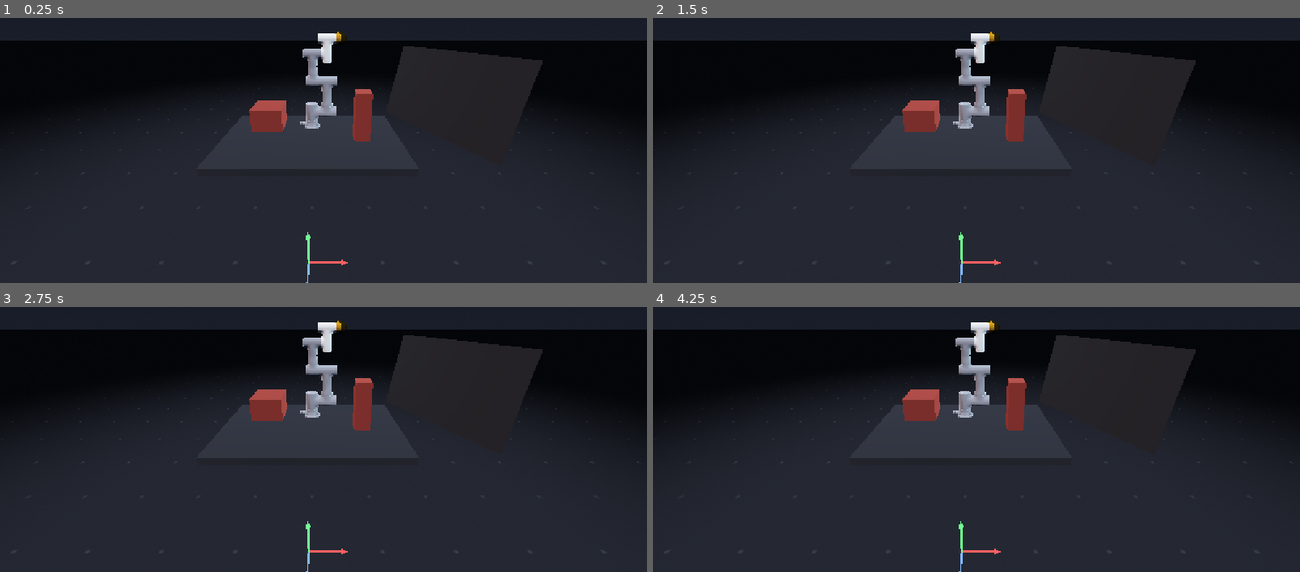
Above: before the commit, frames 1-4 (two rows, left to right).
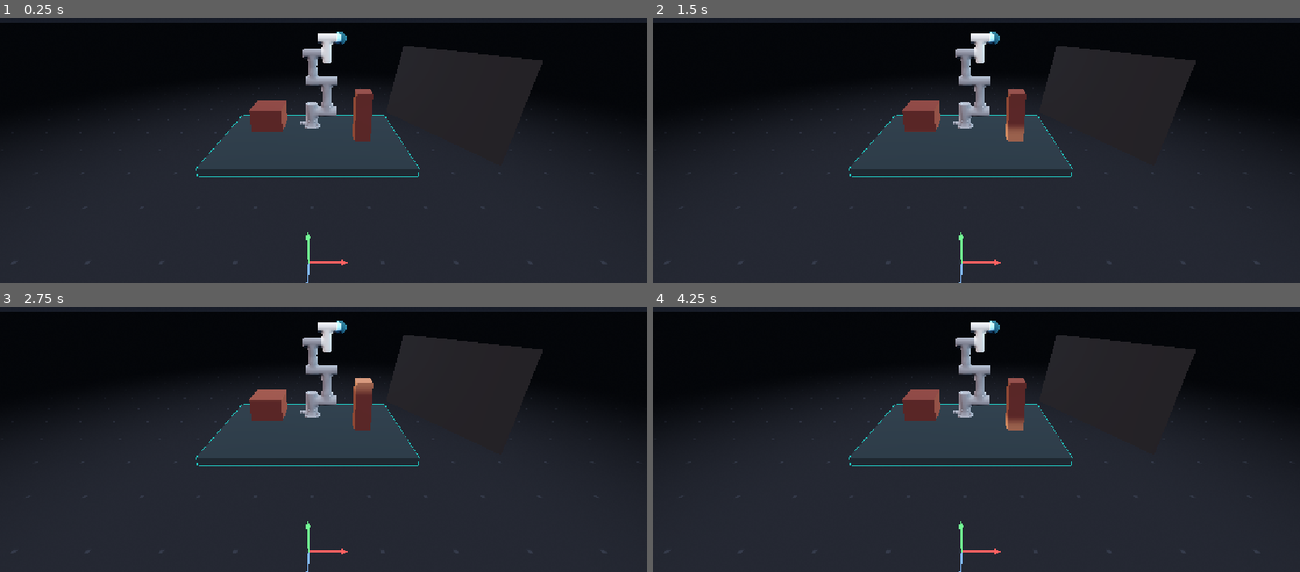
Above: after the commit, the same moments.

Repository: hupikus/dobot-cr3-rebase
Game: Godot game, scene res://main.tscn
Same seed, same stepped clock (60 frames per second), same inputs: the game is played once before the commit and once after it.
Inputs (mouse positions are in pixels of both pictures, inside the frame that each line leads up to):
- Up to frame 1 (0.25 s): no input
- Up to frame 2 (1.5 s): tap Enter at 0.5 s; move the mouse to (1118, 84) at 0.52 s; click (1118, 84) at 0.67 s; tap Space at 1.25 s; drag from (847, 118) to (944, 174) at 1.27 s
- Up to frame 3 (2.75 s): move the mouse to (388, 309) at 2.02 s; click (388, 309) at 2.17 s
- Up to frame 4 (4.25 s): drag from (944, 463) to (782, 336) at 2.77 s; tap Enter at 3.5 s; move the mouse to (1170, 444) at 3.52 s; click (1170, 444) at 3.67 s

The runs differ from the first frame. In frame 1, 7.9% of the frame differs, in the area x 0-100%, y 1-61%; in frame 2, 7.9%; in frame 3, 7.7%; in frame 4, 7.9%.

Commit message:
Table and obstacle shader

Diff:
--- a/main.tscn
+++ b/main.tscn
@@ -8,6 +8,8 @@
 [ext_resource type="Shader" uid="uid://cbomsjly5yddc" path="res://shaders/sky.gdshader" id="3_5vw27"]
 [ext_resource type="Shader" uid="uid://ce4wxmvx0x0sq" path="res://shaders/floor.gdshader" id="4_kek77"]
 [ext_resource type="PackedScene" uid="uid://c1bx1qcflef0g" path="res://nodes/arm_solid.tscn" id="4_lquwl"]
+[ext_resource type="Shader" uid="uid://sel3bua65tve" path="res://shaders/obstacle_mesh.gdshader" id="5_4c57u"]
+[ext_resource type="Shader" uid="uid://ctcnh2a1iu33d" path="res://shaders/table_outline.gdshader" id="5_efxa6"]
 [ext_resource type="Script" uid="uid://dllxoj03du823" path="res://script/dobot_cr3/handle.gd" id="6_272bh"]
 
 [sub_resource type="ShaderMaterial" id="ShaderMaterial_6wiwe"]
@@ -36,23 +38,54 @@
 shader_parameter/center_radius = 1.5
 shader_parameter/fade_radius = 7.0
 
-[sub_resource type="PlaneMesh" id="floor_mesh"]
-size = Vector2(12, 12)
+[sub_resource type="CylinderMesh" id="CylinderMesh_kek77"]
+top_radius = 100.0
+height = 0.001
 
 [sub_resource type="StandardMaterial3D" id="table_mat"]
-albedo_color = Color(0.13, 0.135, 0.145, 1)
+albedo_color = Color(0.11207495, 0.13335153, 0.14733289, 1)
+
+[sub_resource type="ShaderMaterial" id="ShaderMaterial_ycdy4"]
+render_priority = 0
+shader = ExtResource("5_efxa6")
+shader_parameter/outline_color = Color(0.12, 0.65, 0.62, 1)
+shader_parameter/outline_width_px = 2.0
+shader_parameter/viewport_size = Vector2(1920, 1080)
 
 [sub_resource type="BoxMesh" id="table_mesh"]
 size = Vector3(1.4, 0.06, 0.9)
 
+[sub_resource type="StandardMaterial3D" id="StandardMaterial3D_efxa6"]
+transparency = 4
+albedo_color = Color(0.11207495, 0.2827793, 0.27619392, 0.18)
+
 [sub_resource type="BoxShape3D" id="table_shape"]
 size = Vector3(1.4, 0.06, 0.9)
 
-[sub_resource type="StandardMaterial3D" id="obstacle_mat"]
-albedo_color = Color(0.55, 0.2, 0.15, 1)
+[sub_resource type="ShaderMaterial" id="ShaderMaterial_efxa6"]
+render_priority = 0
+shader = ExtResource("5_4c57u")
+shader_parameter/base_color = Color(0.42, 0.15, 0.11, 1)
+shader_parameter/rim_color = Color(1, 0.55, 0.35, 1)
+shader_parameter/scan_color = Color(1, 0.72, 0.5, 1)
+shader_parameter/rim_power = 2.5
+shader_parameter/scan_density = 7.0
+shader_parameter/scan_speed = 0.35
+shader_parameter/scan_strength = 0.35
 
 [sub_resource type="BoxMesh" id="pillar_mesh"]
 size = Vector3(0.12, 0.4, 0.12)
+
+[sub_resource type="ShaderMaterial" id="ShaderMaterial_dg77c"]
+render_priority = 0
+shader = ExtResource("5_4c57u")
+shader_parameter/base_color = Color(0.42, 0.15, 0.11, 1)
+shader_parameter/rim_color = Color(1, 0.55, 0.35, 1)
+shader_parameter/scan_color = Color(1, 0.72, 0.5, 1)
+shader_parameter/rim_power = 2.5
+shader_parameter/scan_density = 7.0
+shader_parameter/scan_speed = 0.35
+shader_parameter/scan_strength = 0.35
 
 [sub_resource type="BoxMesh" id="block_mesh"]
 size = Vector3(0.22, 0.16, 0.22)
@@ -96,15 +129,21 @@
 light_angular_distance = 52.5
 
 [node name="Floor" type="MeshInstance3D" parent="." unique_id=1461899162]
-transform = Transform3D(8.216816, 0, 0, 0, 1, 0, 0, 0, 3.4701366, 0, 0, 0)
+transform = Transform3D(100, 0, 0, 0, 1, 0, 0, 0, 100, 0, 0, 0)
 material_override = SubResource("ShaderMaterial_4c57u")
-mesh = SubResource("floor_mesh")
+mesh = SubResource("CylinderMesh_kek77")
 
 [node name="Table" type="StaticBody3D" parent="." unique_id=945603866]
 transform = Transform3D(1, 0, 0, 0, 1, 0, 0, 0, 1, 0, 0.6448379, -0.55)
 
 [node name="Mesh" type="MeshInstance3D" parent="Table" unique_id=359749556]
 material_override = SubResource("table_mat")
+material_overlay = SubResource("ShaderMaterial_ycdy4")
+mesh = SubResource("table_mesh")
+
+[node name="MeshTint" type="MeshInstance3D" parent="Table" unique_id=679960613]
+transform = Transform3D(1.007, 0, 0, 0, 1.015, 0, 0, 0, 1.015, 0, 0, 0)
+material_override = SubResource("StandardMaterial3D_efxa6")
 mesh = SubResource("table_mesh")
 
 [node name="Collision" type="CollisionShape3D" parent="Table" unique_id=1538464604]
@@ -114,12 +153,12 @@
 
 [node name="Pillar" type="MeshInstance3D" parent="Obstacles" unique_id=1833631588 groups=["obstacles"]]
 transform = Transform3D(1, 0, 0, 0, 1, 0, 0, 0, 1, 0.4, 0.8596876, -0.52)
-material_override = SubResource("obstacle_mat")
+material_override = SubResource("ShaderMaterial_efxa6")
 mesh = SubResource("pillar_mesh")
 
 [node name="Block" type="MeshInstance3D" parent="Obstacles" unique_id=1741854821 groups=["obstacles"]]
 transform = Transform3D(1, 0, 0, 0, 1, 0, 0, 0, 1, -0.29846945, 0.89360774, -0.45)
-material_override = SubResource("obstacle_mat")
+material_override = SubResource("ShaderMaterial_dg77c")
 mesh = SubResource("block_mesh")
 
 [node name="Target" type="Node3D" parent="." unique_id=627924243]
--- a/materials/inner_mesh.tres
+++ b/materials/inner_mesh.tres
@@ -2,4 +2,5 @@
 
 [resource]
 transparency = 4
-albedo_color = Color(1, 1, 1, 0.09019608)
+blend_mode = 2
+albedo_color = Color(1, 1, 1, 0.3254902)
--- a/materials/outer_mesh.tres
+++ b/materials/outer_mesh.tres
@@ -2,5 +2,5 @@
 
 [resource]
 transparency = 4
-blend_mode = 3
-albedo_color = Color(0.9398038, 0.6257295, 0, 0.6509804)
+blend_mode = 1
+albedo_color = Color(0.24944478, 0.7258949, 0.90073895, 0.6509804)
--- /dev/null
+++ b/shaders/obstacle_mesh.gdshader
@@ -0,0 +1,30 @@
+shader_type spatial;
+
+// Presentation for obstacle meshes that come from 3D-scanning software: the
+// geometry is typically noisy and deformed, so it is shown matte with a fresnel
+// rim and a soft animated scan band that makes the real topology easy to read.
+
+uniform vec3 base_color : source_color = vec3(0.42, 0.15, 0.11);
+uniform vec3 rim_color : source_color = vec3(1.0, 0.55, 0.35);
+uniform vec3 scan_color : source_color = vec3(1.0, 0.72, 0.5);
+uniform float rim_power : hint_range(0.5, 6.0) = 2.5;
+uniform float scan_density = 7.0;
+uniform float scan_speed = 0.35;
+uniform float scan_strength : hint_range(0.0, 1.0) = 0.35;
+
+varying vec3 world_pos;
+
+void vertex() {
+	world_pos = (MODEL_MATRIX * vec4(VERTEX, 1.0)).xyz;
+}
+
+void fragment() {
+	float rim = pow(1.0 - clamp(dot(NORMAL, VIEW), 0.0, 1.0), rim_power);
+	float band = 0.5 + 0.5 * sin(world_pos.y * scan_density - TIME * scan_speed * 6.2831853);
+	band = smoothstep(0.78, 1.0, band);
+
+	ALBEDO = mix(base_color, scan_color, band * scan_strength);
+	EMISSION = rim_color * rim * 0.5 + scan_color * band * 0.25;
+	ROUGHNESS = 0.9;
+	METALLIC = 0.0;
+}
--- /dev/null
+++ b/shaders/table_grid.gdshader
@@ -0,0 +1,33 @@
+shader_type spatial;
+render_mode unshaded, blend_mix, cull_disabled, depth_draw_never;
+
+// Meter grid overlay for the table top. Draws centimetre, decimetre and metre
+// lines in white, at different weights.
+
+uniform vec2 plane_size = vec2(1.4, 0.9);
+uniform vec3 line_color : source_color = vec3(1.0, 1.0, 1.0);
+uniform float cm_width = 0.0016;
+uniform float dm_width = 0.0038;
+uniform float m_width = 0.0075;
+uniform float cm_alpha = 0.09;
+uniform float dm_alpha = 0.32;
+uniform float m_alpha = 0.85;
+
+float grid_mask(float coord, float spacing, float width) {
+	// Distance (in metres) to the nearest line at a multiple of `spacing`,
+	// smoothed into a soft band of the requested width.
+	float d = abs(fract(coord / spacing + 0.5) - 0.5) * spacing;
+	float aa = max(fwidth(coord), 1e-5);
+	return 1.0 - smoothstep(width * 0.5, width * 0.5 + aa, d);
+}
+
+void fragment() {
+	vec2 p = (UV - 0.5) * plane_size; // metres, centred on the table
+	float cm = max(grid_mask(p.x, 0.01, cm_width), grid_mask(p.y, 0.01, cm_width));
+	float dm = max(grid_mask(p.x, 0.10, dm_width), grid_mask(p.y, 0.10, dm_width));
+	float m = max(grid_mask(p.x, 1.0, m_width), grid_mask(p.y, 1.0, m_width));
+
+	float a = max(max(cm * cm_alpha, dm * dm_alpha), m * m_alpha);
+	ALBEDO = line_color;
+	ALPHA = a;
+}
--- /dev/null
+++ b/shaders/table_outline.gdshader
@@ -0,0 +1,28 @@
+
+shader_type spatial;
+render_mode unshaded, cull_front, depth_draw_never;
+
+uniform vec4 outline_color : source_color = vec4(0.12, 0.65, 0.62, 1.0);
+uniform float outline_width_px = 2.0;
+uniform vec2 viewport_size = vec2(1920.0, 1080.0);
+
+void vertex() {
+    vec4 view_pos = MODELVIEW_MATRIX * vec4(VERTEX, 1.0);
+    vec3 view_normal = normalize(
+        (MODELVIEW_MATRIX * vec4(NORMAL, 0.0)).xyz
+    );
+
+    vec4 clip_pos = PROJECTION_MATRIX * view_pos;
+    vec4 clip_normal = PROJECTION_MATRIX * vec4(view_normal, 0.0);
+
+    vec2 screen_normal = normalize(clip_normal.xy + vec2(0.000001));
+
+    clip_pos.xy += screen_normal *
+        (2.0 * outline_width_px / viewport_size) * clip_pos.w;
+
+    POSITION = clip_pos;
+}
+
+void fragment() {
+    ALBEDO = outline_color.rgb;
+}
Not shown, added: shaders/obstacle_mesh.gdshader.uid
Not shown, added: shaders/table_grid.gdshader.uid
Not shown, added: shaders/table_outline.gdshader.uid
